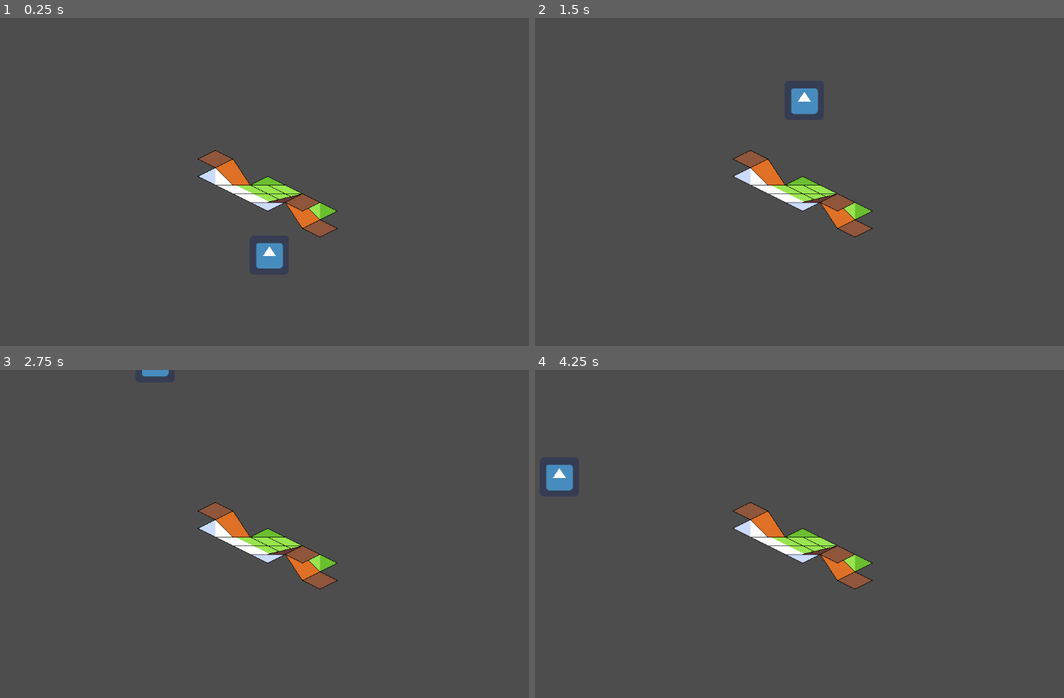
Above: before the commit, frames 1-4 (two rows, left to right).
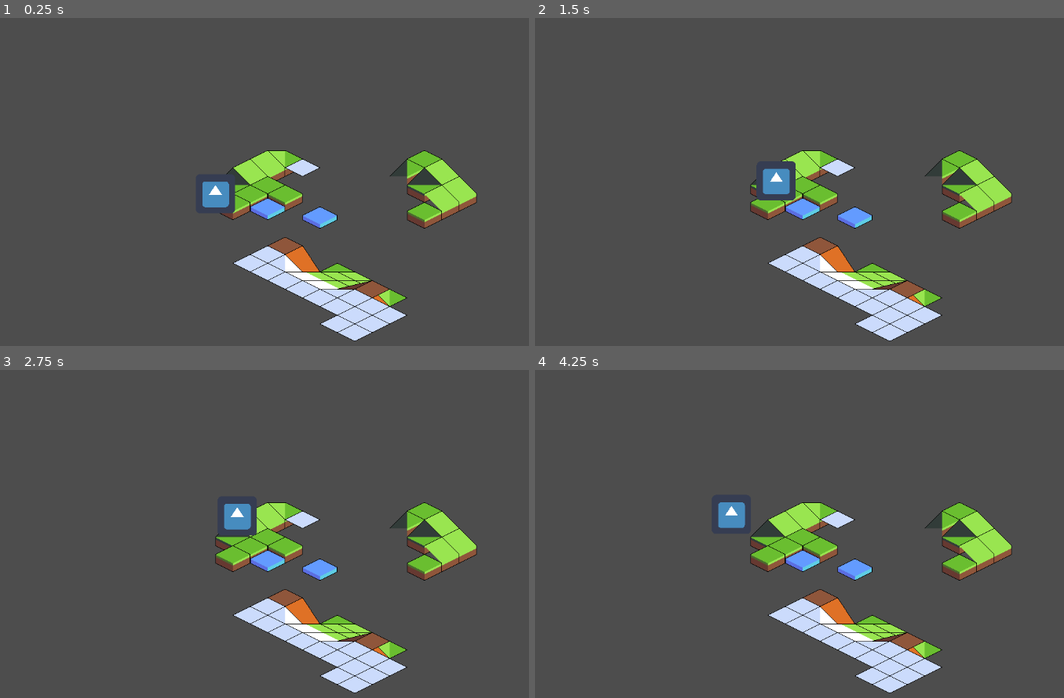
Above: after the commit, the same moments.

Repository: downflux/game
Game: Godot game, scene res://tmp.tscn
The game is run twice, just before and just after one commit, with the same random seed, the same clock (stepped at 60 frames per second) and the same inputs. The project has no main scene, so this scene is started directly. The engine's default icon, where the game draws it, is replaced by a stand-in: a white triangle on a blue panel in a dark square.
Inputs:
- Up to frame 1 (0.25 s): no input
- Up to frame 2 (1.5 s): tap Enter at 0.5 s; hold Up (ui_up) from 0.53 s (still down)
- Up to frame 3 (2.75 s): release Up (ui_up) at 2.03 s; hold Left (ui_left) from 2.03 s (still down)
- Up to frame 4 (4.25 s): release Left (ui_left) at 3.53 s; hold Down (ui_down) from 3.53 s (still down)

The runs differ from the first frame. In frame 1, 10% of the frame differs, in the area x 37-91%, y 40-99%; in frame 2, 10%; in frame 3, 10%; in frame 4, 11%, in the area x 2-91%, y 28-99%.

Commit message:
Update test scene with basic DF unit classes

Diff:
--- /dev/null
+++ b/objects/df_unit.gd
@@ -0,0 +1,25 @@
+extends CharacterBody2D
+
+class_name DFUnit
+
+var df_unit: DFUnit3D = DFUnit3D.new()
+
+const SPEED = 1
+
+func _process(_delta):
+	var p = df_unit.position2d(DFUnit3D.ProjectionMode.ISOMETRIC)
+	var v = df_unit.velocity2d(DFUnit3D.ProjectionMode.ISOMETRIC)
+	position.x = p.x
+	position.y = p.y
+	velocity.x = v.x
+	velocity.y = v.y
+
+func _physics_process(delta):
+	var direction = Input.get_vector("ui_left", "ui_right", "ui_up", "ui_down")
+	if direction:
+		df_unit.velocity = Vector3(
+			direction.normalized().x,
+			-direction.normalized().y,
+			0,
+		) * SPEED
+	df_unit._physics_process(delta)
--- /dev/null
+++ b/objects/df_unit_3d.gd
@@ -0,0 +1,35 @@
+extends Resource
+
+class_name DFUnit3D
+
+enum ProjectionMode {
+	CARTESIAN,
+	ISOMETRIC,
+}
+
+var position: Vector3
+var velocity: Vector3
+
+var _ISOMETRIC_TRANSFORM = Transform2D(
+	Vector2(0.5,  0.25),
+	Vector2(0.5, -0.25),
+	Vector2(0, 0)
+)
+const _LAYER_HEIGHT_PX = 32
+const _PIXELS_PER_METER = 100
+
+func position2d(mode: ProjectionMode = ProjectionMode.CARTESIAN) -> Vector2:
+	if mode == ProjectionMode.CARTESIAN:
+		return Vector2(position.x, position.y)
+	return _ISOMETRIC_TRANSFORM * Vector2(position.x, position.y) + Vector2(0, position.z)
+
+func velocity2d(mode: ProjectionMode = ProjectionMode.CARTESIAN) -> Vector2:
+	if mode == ProjectionMode.CARTESIAN:
+		return Vector2(velocity.x, velocity.y)
+	return _ISOMETRIC_TRANSFORM * Vector2(velocity.x, velocity.y) + Vector2(0, velocity.z)
+
+func z_layer() -> int:
+	return floor(position.z / _LAYER_HEIGHT_PX)
+
+func _physics_process(_delta):
+	position += velocity * _delta * _PIXELS_PER_METER
--- a/objects/unit.gd
+++ /dev/null
@@ -1,38 +0,0 @@
-extends CharacterBody2D
-
-class_name Unit
-
-var _ISOMETRIC_TRANSFORM = Transform2D(
-	Vector2(0.5, -0.25),
-	Vector2(0.5,  0.25),
-	Vector2.ZERO,
-)
-const _EPSILON = 1e-2
-
-var _body: CharacterBody2D
-
-var _position3: Vector3
-var _position3_buf: Vector3
-
-func position3() -> Vector3:
-	return Vector3(_position3)
-
-func set_position3(p: Vector3):
-	_position3.x = p.x
-	_position3.y = p.y
-	_position3.z = p.z
-
-func velocity3() -> Vector3:
-	var v = _position3 - _position3_buf
-	return v if v.length_squared() > _EPSILON else Vector3.ZERO
-
-func _process(_delta):
-	_position3_buf.x = _position3.x
-	_position3_buf.y = _position3.y
-	_position3_buf.z = _position3.z
-	position = (
-		_ISOMETRIC_TRANSFORM * Vector2(_position3.x, _position3.y)
-	) + Vector2(0, _position3.z)
-
-func _physics_process(_delta):
-	_body.move_and_slide()
--- a/scenes/map/isometric/scenes/ramp_set_n.gd
+++ b/scenes/map/isometric/scenes/ramp_set_n.gd
@@ -5,16 +5,10 @@
 
 func _on_body_entered(body):
 	print("on_body_entered")
-	# body = body as Unit
-	print(Vector2(
-		body.v().x,
-		body.v().y,
-		# body.position3().x,
-		# body.position3().y,
-	).dot(Vector2(-2, 1)))
+	body = body as DFUnit
 	if body.z_index == 1 and Vector2(
-		body.v().x,
-		body.v().y,
+		body.velocity.x,
+		body.velocity.y,
 		# body.position3().x,
 		# body.position3().y,
 	).dot(Vector2(-2, 1)) > 0:
@@ -23,10 +17,10 @@
 
 func _on_body_exited(body):
 	print("on_body_exit")
-	# body = body as Unit
+	body = body as DFUnit
 	if body.z_index == 3 and Vector2(
-		body.v().x,
-		body.v().y,
+		body.velocity.x,
+		body.velocity.y,
 		# body.position3().x,
 		# body.position3().y,
 	).dot(Vector2(2, -1)) > 0:
--- a/tmp.gd
+++ /dev/null
@@ -1,18 +0,0 @@
-extends Node2D
-
-var _last_tick_position = Vector2i(position)
-
-const SPEED = 5
-
-func v() -> Vector2:
-	return position - _last_tick_position
-
-func _physics_process(delta):
-	_last_tick_position = position
-	var direction = Input.get_vector("ui_left", "ui_right", "ui_up", "ui_down")
-	if direction:
-		direction.y /= 2
-		position += Vector2(
-			direction.normalized().x,
-			direction.normalized().y,
-		) * SPEED
--- a/tmp.tscn
+++ b/tmp.tscn
@@ -1,25 +1,20 @@
-[gd_scene load_steps=4 format=3 uid="uid://c56g8ixxpjr8i"]
+[gd_scene load_steps=4 format=3 uid="uid://bkuqgdj8d5032"]
 
-[ext_resource type="PackedScene" uid="uid://d0pkrq7ickeat" path="res://scenes/map/isometric/scenes/ramp_set_n.tscn" id="1_vdjuf"]
-[ext_resource type="Script" path="res://tmp.gd" id="2_3gcly"]
+[ext_resource type="PackedScene" uid="uid://lvdnj3gfkxlb" path="res://scenes/map/isometric/isometric.tscn" id="1_qpm0p"]
+[ext_resource type="Script" path="res://objects/df_unit.gd" id="2_s2a00"]
 [ext_resource type="Texture2D" uid="uid://dxur8d7jlcy3r" path="res://icon.png" id="3_qd46h"]
 
 [node name="Node2D" type="Node2D"]
 
-[node name="RampSetN" parent="." instance=ExtResource("1_vdjuf")]
-
-[node name="Sprite2D" type="Sprite2D" parent="."]
-
 [node name="CharacterBody2D" type="CharacterBody2D" parent="."]
-z_index = 1
+z_index = 3
 position = Vector2(99, 113)
 scale = Vector2(0.12, 0.12)
 disable_mode = 2
 motion_mode = 1
-script = ExtResource("2_3gcly")
+script = ExtResource("2_s2a00")
 
 [node name="Icon" type="Sprite2D" parent="CharacterBody2D"]
-scale = Vector2(1, 1)
 texture = ExtResource("3_qd46h")
 
 [node name="CollisionPolygon2D" type="CollisionPolygon2D" parent="CharacterBody2D"]
@@ -27,3 +22,5 @@
 polygon = PackedVector2Array(-283.334, -100, -225.001, -166.667, -175.001, -141.667, -133.334, -175, -133.334, -233.333 …(307 unchanged characters)…
 
 [node name="Camera2D" type="Camera2D" parent="."]
+
+[node name="IsometricMap" parent="." instance=ExtResource("1_qpm0p")]
